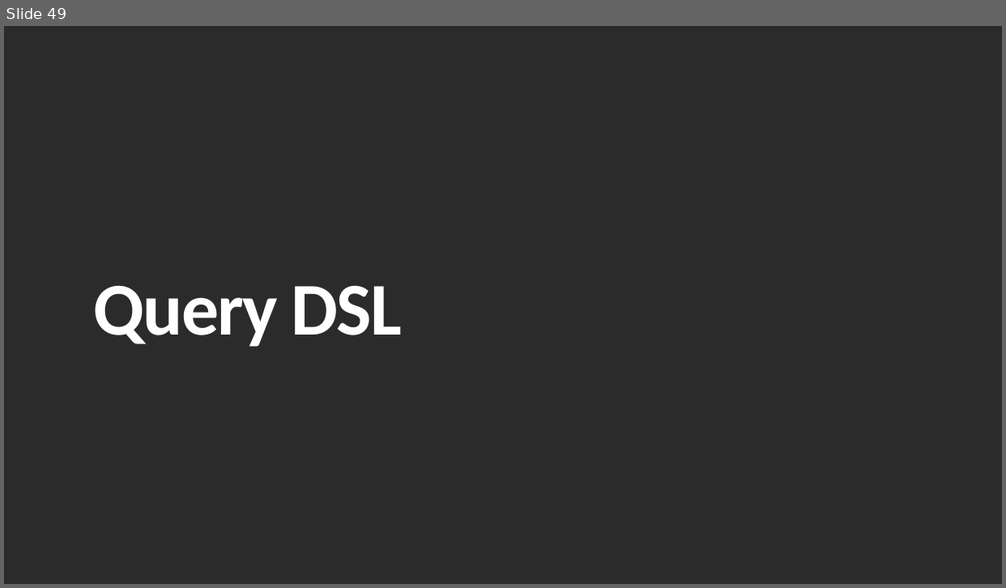
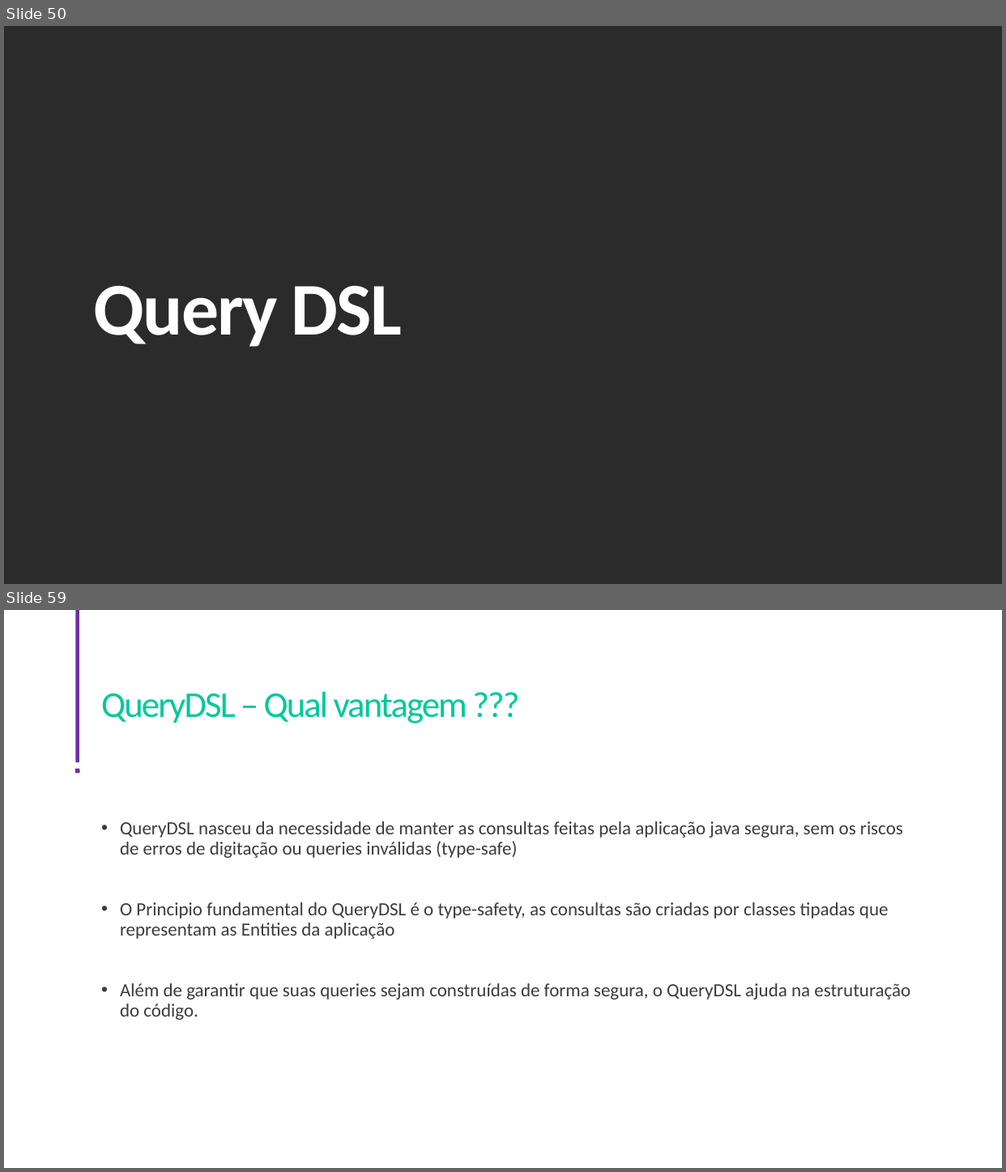
Before and after one commit to Arthur-Net0/godev-acampar-backend, a slide deck: Apresentação.pptx. Shown one above the other, each under a label of ours: slide 49 before the commit, slides 50 and 59 after it; the slides between them are not shown. The pictures are 1006x588 and 1006x1172 pixels, drawn with LibreOffice and Linux fonts; fonts in the diff are those of the drawing; background and template pictures are left out; a plain dark background stands for a picture behind light text. Boxes give left, top, right and bottom in pixels: in the first picture for what was removed or moved away, otherwise in the second. Text is boxed around its words. In the diff, an @@ line names an element or a change of style, - is before the commit and + after.

Commit message:
QueryDSL

```diff
--- a/Apresentação.pptx
+++ b/Apresentação.pptx
@@ slide 59 added at <box>4,610,1002,1168</box>, background picture (left out) @@
@@ rectangle added at <box>75,610,79,762</box>, fill #7030A0 @@
@@ title added at <box>101,692,467,723</box>, 35 pt, text #00C89B @@
+QueryDSL – Qual vantagem ???
@@ rounded rectangle added at <box>75,768,80,773</box>, fill #7030A0 @@
@@ text added at <box>120,821,910,1020</box>, 18 pt, text #3C3C3C @@
+• QueryDSL nasceu da necessidade de manter as consultas feitas pela aplicação java segura, sem os riscos de erros de digitação ou queries inválidas (type-safe)
+• O Principio fundamental do QueryDSL é o type-safety, as consultas são criadas por classes tipadas que representam as Entities da aplicação
+• Além de garantir que suas queries sejam construídas de forma segura, o QueryDSL ajuda na estruturação do código.
@@ what was slide 49 is now slide 50 @@
```
Also in this commit, not shown: 1 slide changed, 13 other slides added, 4 slides removed, 5 other files.
